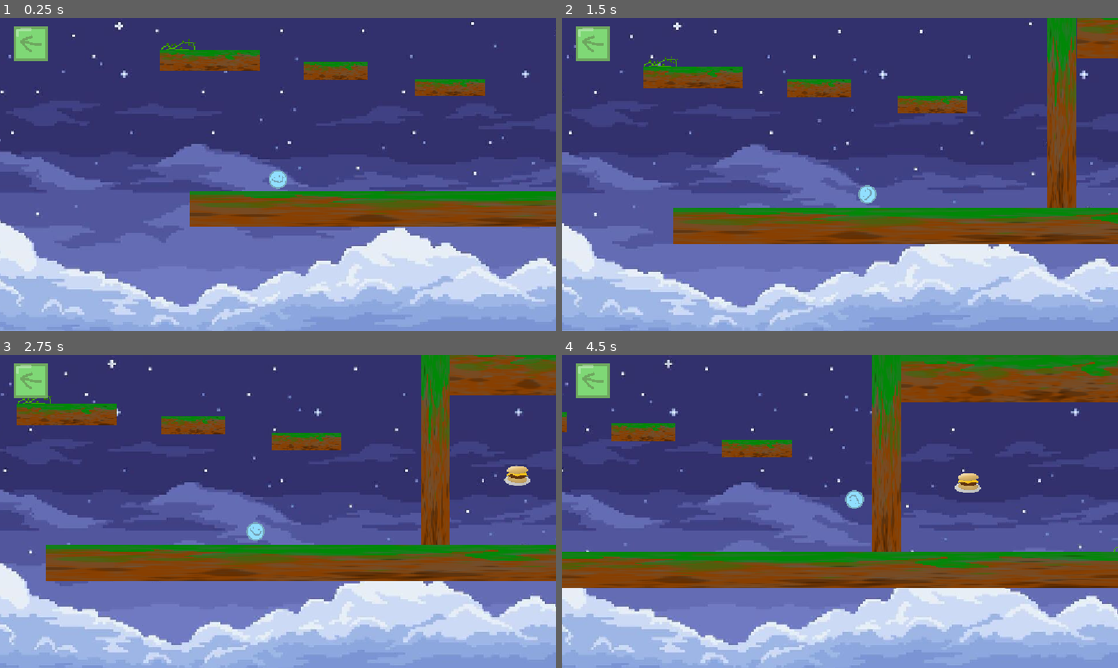
Above: before the commit, frames 1-4 (two rows, left to right).
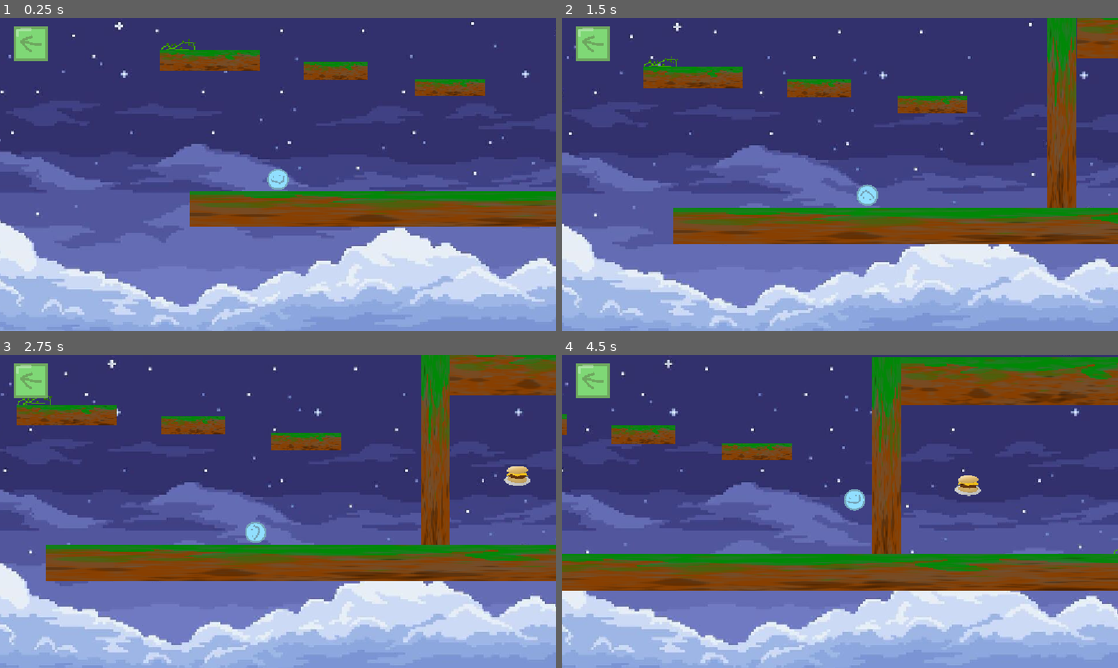
Above: after the commit, the same moments.

Repository: Guyiy1324/Jumpe-r-r-r-r-r-r-r-r
Game: Godot game, scene res://Scenes/map.tscn
The game is run twice, just before and just after one commit, with the same random seed, the same clock (stepped at 60 frames per second) and the same inputs. This scene is started directly instead of the project's main scene.
Inputs (mouse positions are in pixels of both pictures, inside the frame that each line leads up to):
- Up to frame 1 (0.25 s): no input
- Up to frame 2 (1.5 s): move the mouse to (962, 158) at 0.52 s; hold Right (ui_right) from 0.53 s (still down); tap Space (Jump) at 0.77 s; move the mouse to (728, 190) at 1.27 s
- Up to frame 3 (2.75 s): tap Space (Jump) at 1.52 s; move the mouse to (333, 442) at 2.02 s; release Right (ui_right) at 2.03 s; hold Left (ui_left) from 2.03 s (still down)
- Up to frame 4 (4.5 s): move the mouse to (812, 574) at 2.77 s; release Left (ui_left) at 2.78 s; hold Right (ui_right) 2.78-4.28 s; tap Space (Jump) at 3.02, 3.77 s; move the mouse to (1006, 558) at 3.52 s; move the mouse to (673, 464) at 4.27 s; hold Left (ui_left) from 4.28 s (still down)

The runs differ from the first frame. In frame 1, 0.1% of the frame differs, in the area x 48-52%, y 48-55%; in frame 2, 0.9%; in frame 3, 0.2%; in frame 4, 9.0%, in the area x 0-100%, y 0-76%.

Commit message:
Update player.tscn

Diff:
--- a/jump-e-r/Scenes/player.tscn
+++ b/jump-e-r/Scenes/player.tscn
@@ -5,7 +5,7 @@
 [ext_resource type="AudioStream" uid="uid://cujwtadsprr12" path="res://Assets/Audio Files/Bounce.mp3" id="3_6t5aa"]
 
 [sub_resource type="CircleShape2D" id="CircleShape2D_6t5aa"]
-radius = 6.0
+radius = 7.0
 
 [node name="Player" type="Node2D" groups=["player"]]
 
